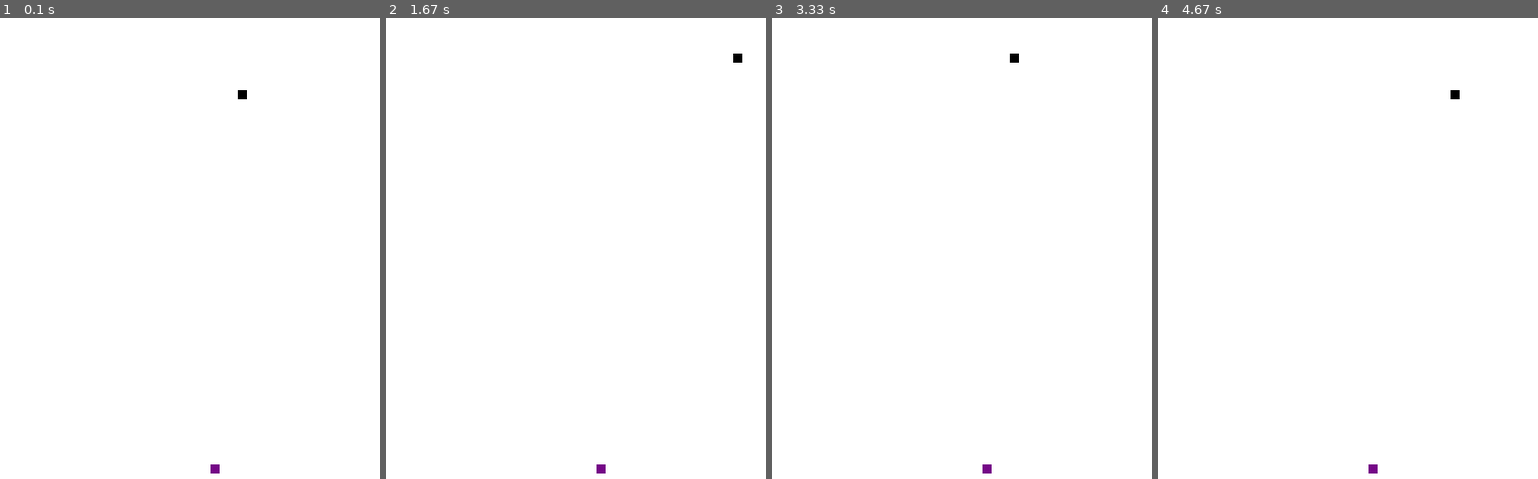
Above: before the commit, frames 1-4 (left to right).
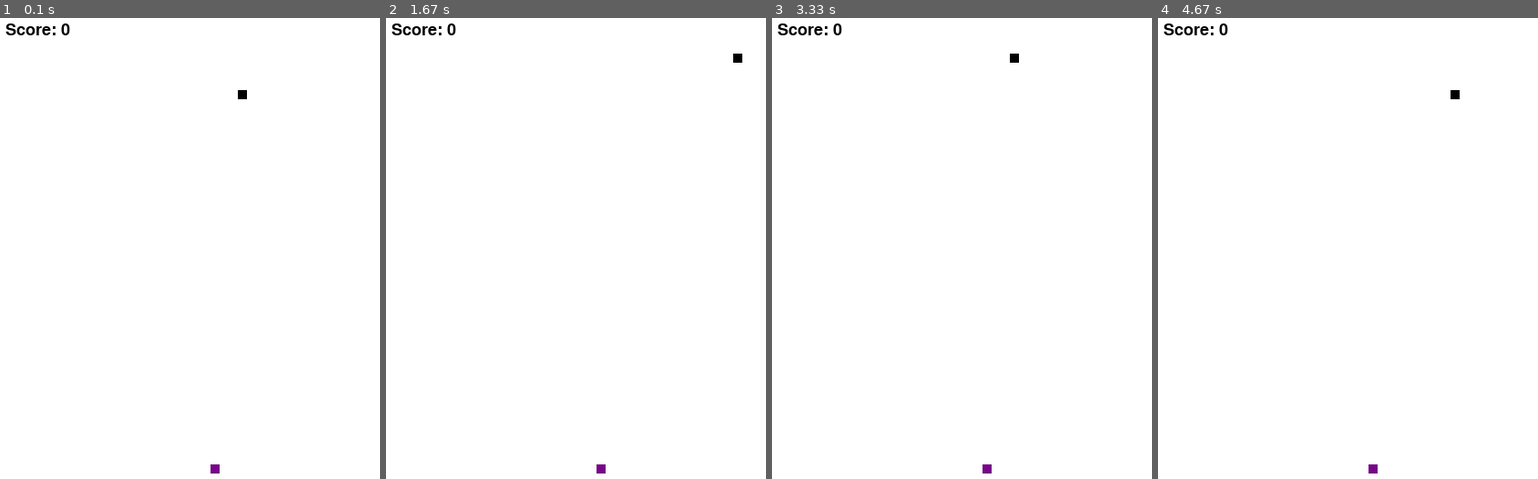
Above: after the commit, the same moments.

Repository: mariabrbz/pygame-projects
Game: pygame game, started from snake/app.py
The game is run twice, just before and just after one commit, with the same random seed, the same clock (stepped at 60 frames per second) and the same inputs.
Inputs:
- Up to frame 1 (0.1 s): no input
- Up to frame 2 (1.67 s): hold Right 0.33-0.8 s; hold Up 0.83-1.13 s; hold Right 1.17-1.63 s
- Up to frame 3 (3.33 s): hold Left 1.67-2.2 s; hold Down 2.23-2.53 s; hold Left 2.57-2.97 s; hold Up from 3 s (still down)
- Up to frame 4 (4.67 s): release Up at 3.37 s; hold Right 3.4-4.03 s; hold Down 4.07-4.43 s; hold Left from 4.47 s (still down)

The runs differ from the first frame. In frame 1, 0.2% of the frame differs, in the area x 1-19%, y 1-4%; in frame 2, 0.2%; in frame 3, 0.2%; in frame 4, 0.2%.

Commit message:
score count

Diff:
--- a/snake/app.py
+++ b/snake/app.py
@@ -2,13 +2,15 @@
 import random
 import game_config as gc
 
-from pygame import display, event, draw, time
+from pygame import display, event, draw, time, font
 
 colors = gc.colors
 
 pygame.init()
+
 screen = display.set_mode((gc.width, gc.height))
 display.set_caption('Pride Snake')
+font = font.Font('freesansbold.ttf', 18)
 screen.fill(gc.white)
 
 clock = time.Clock()
@@ -22,9 +24,9 @@
         else:
             i = 1
 
-#def score(win):
- #   write = font_style.render("Score: " + str(win), True, fo)
-  #  screen.blit(write, (0, 0))
+def score(win):
+    write = font.render("Score: " + str(win), True, gc.black)
+    screen.blit(write, (15, 15))
 
 def game_loop():
     running = True
@@ -104,7 +106,7 @@
             else:
                 color_index = 0
 
-        #score(snake_length - 1)
+        score(snake_length - 1)
 
         display.flip()
         clock.tick(frames)
